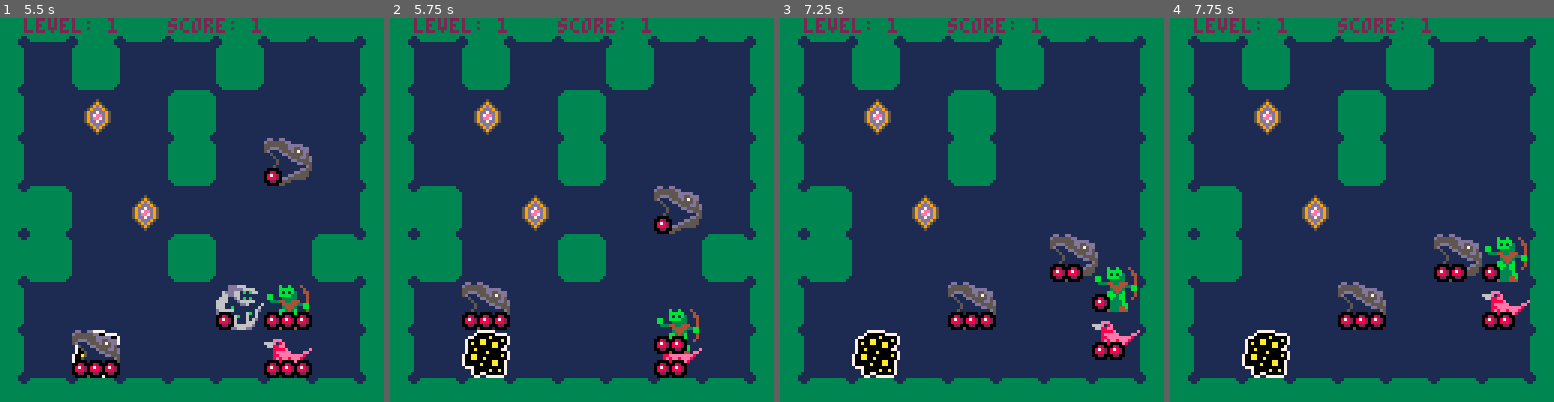
Above: before the commit, frames 1-4 (left to right).
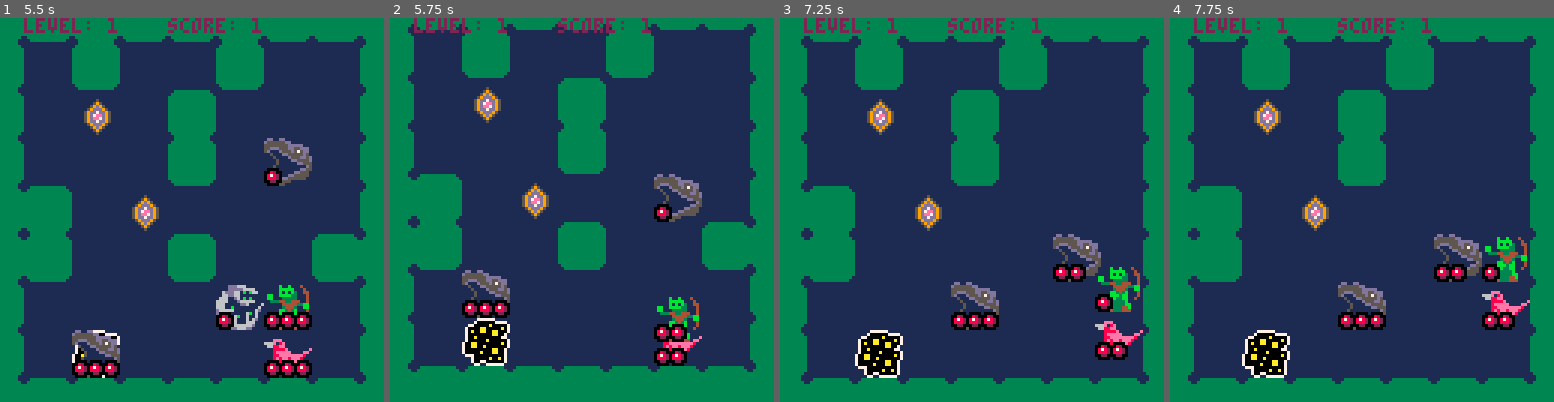
Above: after the commit, the same moments.

Repository: Ryan1729/broughlike-tutorial-ports
Game: PICO-8 cartridge pico8/broughlike-tutorial.p8
Same seed, same stepped clock (60 frames per second), same inputs: the game is played once before the commit and once after it.
Inputs:
- Up to frame 1 (5.5 s): tap X (X key) at 0.33, 1.07, 1.85, 2.97, 4.08, 5.2 s; tap O (Z key) at 0.7, 1.7, 2.1, 2.5, 2.9, 3.3, 3.7, 4.1, 4.5, 4.9, 5.3 s; hold Right 1.6-2.1 s; hold Up 2.15-2.42 s; hold Right 2.47-3.03 s; hold Left 3.08-3.58 s; hold Down 3.63-3.97 s; hold Right 4.02-4.68 s; hold Up 4.73-5.03 s; hold Left from 5.08 s (still down)
- Up to frame 2 (5.75 s): release Left at 5.68 s; tap O (Z key) at 5.7 s; hold Down from 5.73 s (still down)
- Up to frame 3 (7.25 s): release Down at 6.03 s; hold Right 6.08-6.58 s; tap O (Z key) at 6.1, 6.5, 6.9 s; tap X (X key) at 6.32 s; hold Right 6.63-7.13 s; hold Up from 7.18 s (still down)
- Up to frame 4 (7.75 s): tap O (Z key) at 7.3, 7.7 s; tap X (X key) at 7.43 s; release Up at 7.45 s; hold Right from 7.5 s (still down)

Frame 1 is identical in both runs. In frame 2, 16% of the frame differs, in the area x 4-96%, y 1-96%; in frame 3, 6.6%; in frame 4, nothing differs.

Commit message:
add screenshake

Diff:
--- a/pico8/broughlike-tutorial.p8
+++ b/pico8/broughlike-tutorial.p8
@@ -16,8 +16,8 @@
         tilesize,
         -- we offset the sprites by 8 so at least
         -- part of all the tiles can be seen
-        x * tilesize - 8,
-        y * tilesize - 8
+        x * tilesize + shake_x - 8,
+        y * tilesize + shake_y - 8
     )
 end
 
@@ -472,6 +472,8 @@
                 new_tile.monster.stunned = true
                 new_tile.monster:hit(1);
 
+                shake_amount = 5
+
                 self.offset_x = (new_tile.x - self.tile.x)/2
                 self.offset_y = (new_tile.y - self.tile.y)/2
             end
@@ -699,6 +701,11 @@
     return n ~= 0 and sgn(n) or 0
 end
 
+function round(n)
+    return flr(n + 0.5)
+end
+
+
 -- setup for pr
 fdat = [[  0000.0000! 739c.e038" 5280.0000# 02be.afa8$ 23e8.e2f8% 0674.45cc& 6414.c934' 2100.0000( 3318.c618) 618c.6330 …(948 unchanged characters)…
 cmap={}
@@ -766,6 +773,9 @@
 num_levels = 6
 
 game_state = "title"
+shake_amount = 0
+shake_x = 0
+shake_y = 0
 
 function _init()
   cartdata("ryan1729_peek-brough-8_1")
@@ -779,6 +789,8 @@
 function _draw()
     if (game_state == "running" or game_state == "dead") then
         cls(13)
+
+        screenshake()
 
         for i=0,numTiles do
             for j=0,numTiles do
@@ -792,9 +804,20 @@
 
         player:draw()
 
+
         print("level: "..level, 8, 0, 2)
         print("score: "..score, 56, 0, 2)
     end
+end
+
+function screenshake()
+    if(shake_amount > 0) then
+        shake_amount -= 1
+    end
+    -- pico-8 uses angles in the range 0 to 1
+    local shake_angle = rnd(1)
+    shake_x = round(cos(shake_angle)*shake_amount)
+    shake_y = round(sin(shake_angle)*shake_amount)
 end
 
 function tick()
